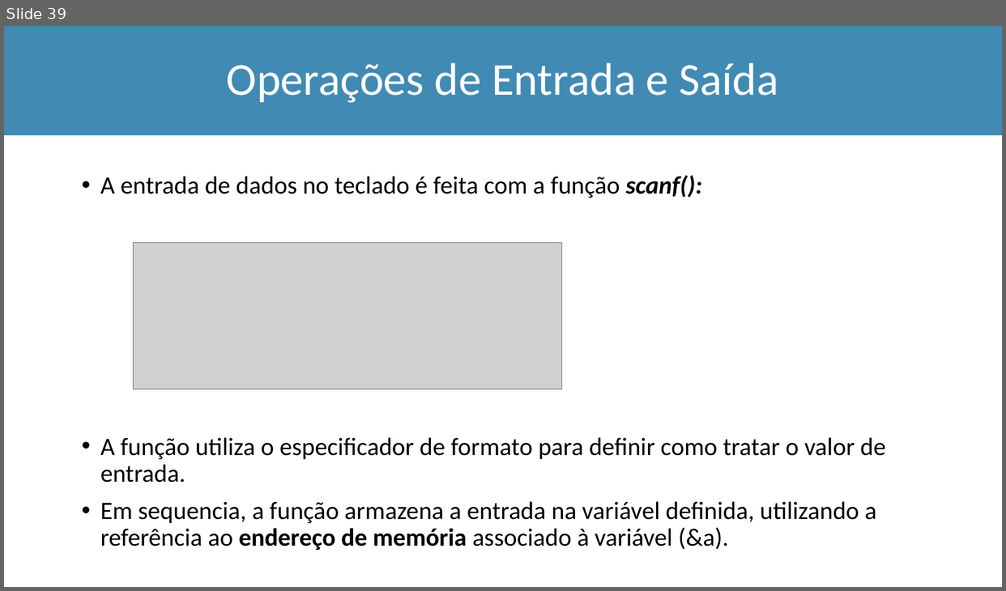
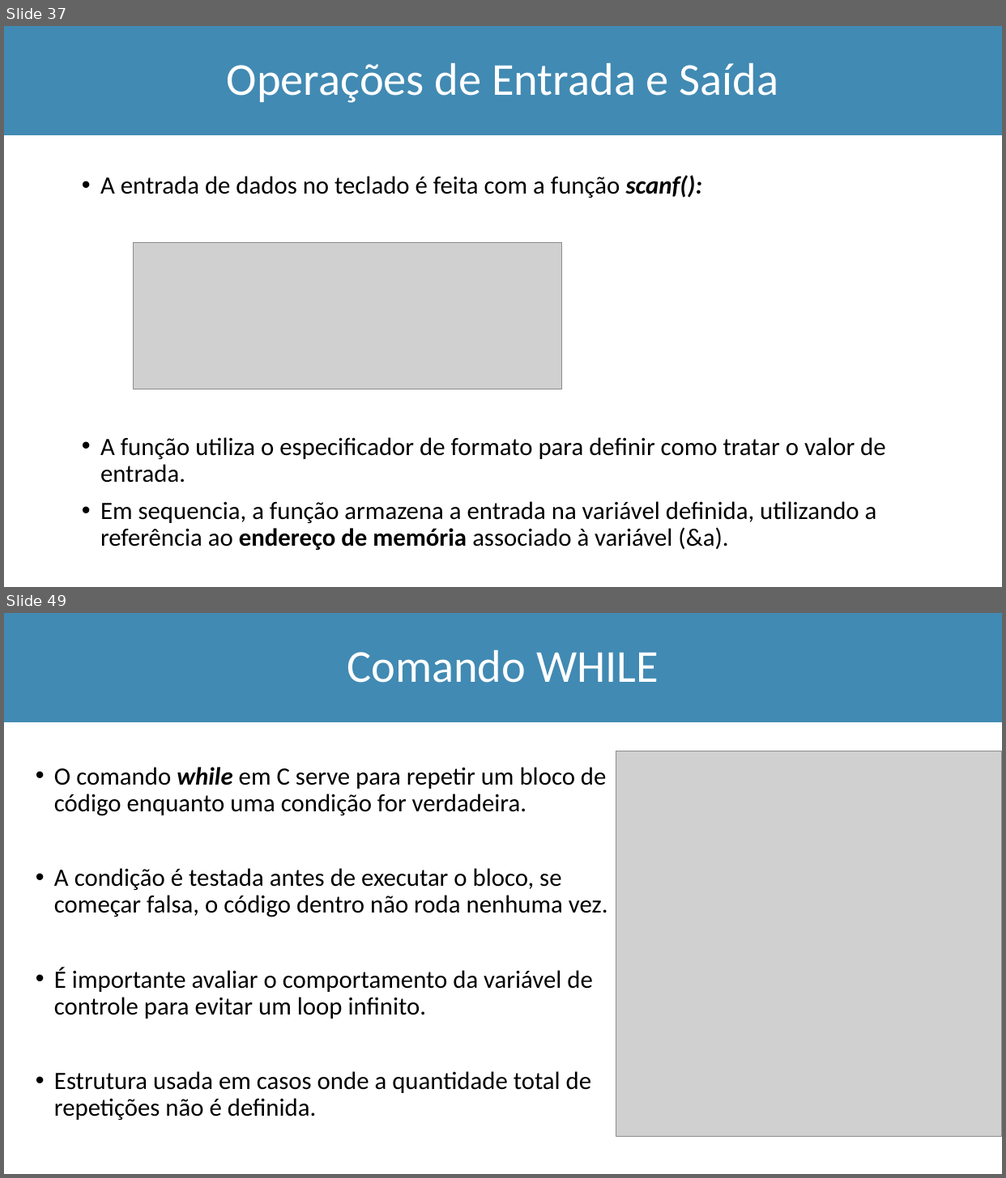
Before and after one commit to Marcio-Salmazo/Aulas, a slide deck: UNIUBE-LP/Teoria_LP.pptx. Shown one above the other, each under a label of ours: slide 39 before the commit, slides 37 and 49 after it; the slides between them are not shown. The pictures are 1006x591 and 1006x1178 pixels, drawn with LibreOffice and Linux fonts; fonts in the diff are those of the drawing; grey boxes stand for pictures. Boxes give left, top, right and bottom in pixels: in the first picture for what was removed or moved away, otherwise in the second. Text is boxed around its words. In the diff, an @@ line names an element or a change of style, - is before the commit and + after.

```diff
--- a/UNIUBE-LP/Teoria_LP.pptx
+++ b/UNIUBE-LP/Teoria_LP.pptx
@@ slide 49 added at (4,613,1002,1174), background #FFFFFF @@
@@ rectangle added at (4,613,1002,722), fill #418AB3, outline #418AB3 1 pt @@
@@ title added at (347,650,658,683), 44 pt, text #FFFFFF @@
+Comando WHILE
@@ picture added at (616,752,1002,1137) @@
@@ text added at (54,767,608,1120), 24 pt, text #000000 @@
+• O comando while em C serve para repetir um bloco de código enquanto uma condição for verdadeira.
+• A condição é testada antes de executar o bloco, se começar falsa, o código dentro não roda nenhuma vez.
+• É importante avaliar o comportamento da variável de controle para evitar um loop infinito.
+• Estrutura usada em casos onde a quantidade total de repetições não é definida.
@@ what was slide 39 is now slide 37 @@
```
Also in this commit, not shown: 3 slides changed, 14 other slides added, 3 other files.
